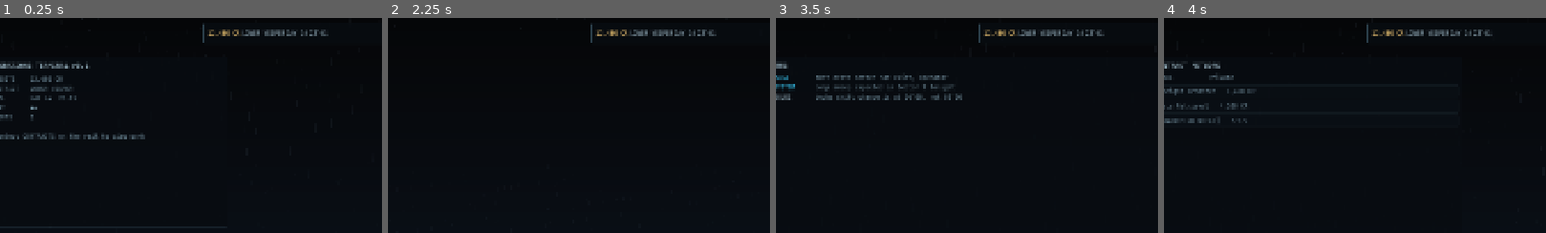
Above: before the commit, frames 1-4 (left to right).
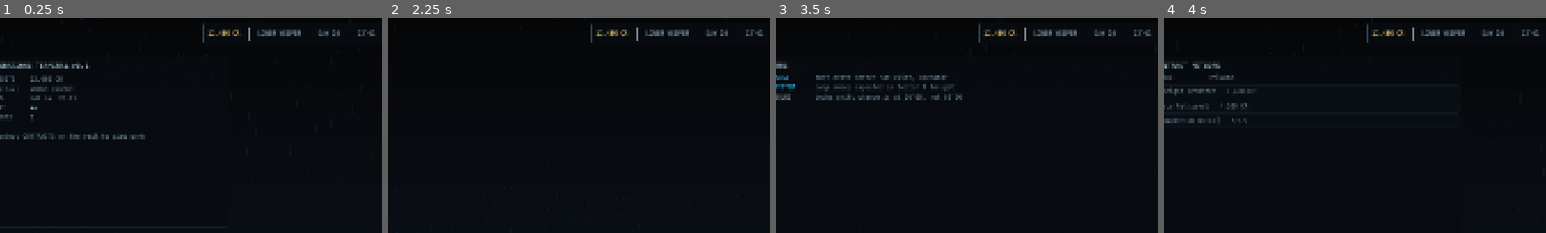
Above: after the commit, the same moments.

Repository: merlinbr/operator
Game: Godot game, scene res://scenes/main/main.tscn
Same seed, same stepped clock (60 frames per second), same inputs: the game is played once before the commit and once after it.
Inputs:
- Up to frame 1 (0.25 s): no input
- Up to frame 2 (2.25 s): click "COLLAPSE ▲" at 0.5 s; click "EXPAND ▼" at 1.25 s; click "◈" at 2 s
- Up to frame 3 (3.5 s): click "✉" at 2.75 s
- Up to frame 4 (4 s): click "▣" at 3.5 s
The pictures show only the part of the screen within x 7-57%, y 0-50%; the shares and areas given below are measured in that part.

The runs differ from the first frame. In frame 1, 0.6% of the frame differs, in the area x 63-98%, y 4-11%; in frame 2, 0.6%; in frame 3, 0.6%; in frame 4, 0.6%.

Commit message:
feat: space status HUD fields

Diff:
--- a/scenes/ui/status_chip.gd
+++ b/scenes/ui/status_chip.gd
@@ -5,6 +5,7 @@
 
 const GameStateScript := preload("res://autoload/game_state.gd")
 const COLOR_AMBER := Color(1.0, 0.82353, 0.47843)
+const STATUS_DIVIDER_MARGIN := 16
 
 var _gs: Node
 var _credits_label: Label
@@ -32,8 +33,11 @@
 	_day_label = Label.new()
 	_time_label = Label.new()
 	row.add_child(_credits_label)
+	_add_status_divider(row)
 	row.add_child(_district_label)
+	_add_status_divider(row)
 	row.add_child(_day_label)
+	_add_status_divider(row)
 	row.add_child(_time_label)
 	var spacer := Control.new()
 	spacer.size_flags_horizontal = Control.SIZE_EXPAND_FILL
@@ -45,6 +49,15 @@
 	_collapse_button.focus_mode = Control.FOCUS_ALL
 	_collapse_button.pressed.connect(_on_workspace_action_pressed)
 	row.add_child(_collapse_button)
+
+func _add_status_divider(row: HBoxContainer) -> void:
+	var margin := MarginContainer.new()
+	margin.mouse_filter = Control.MOUSE_FILTER_IGNORE
+	margin.add_theme_constant_override("margin_left", STATUS_DIVIDER_MARGIN)
+	margin.add_theme_constant_override("margin_right", STATUS_DIVIDER_MARGIN)
+	var divider := VSeparator.new()
+	margin.add_child(divider)
+	row.add_child(margin)
 
 func setup(gs: Node) -> void:
 	_build_children()
